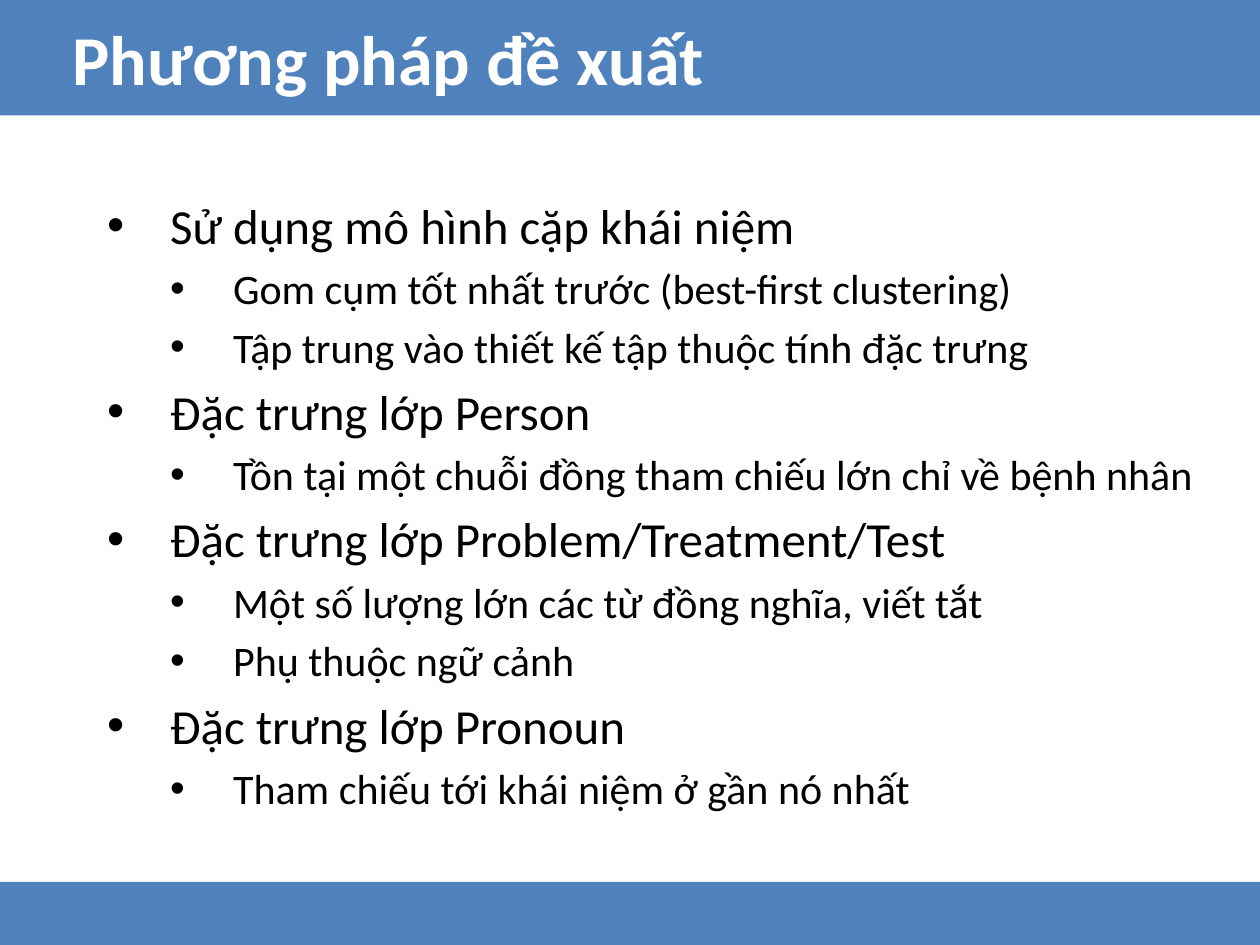
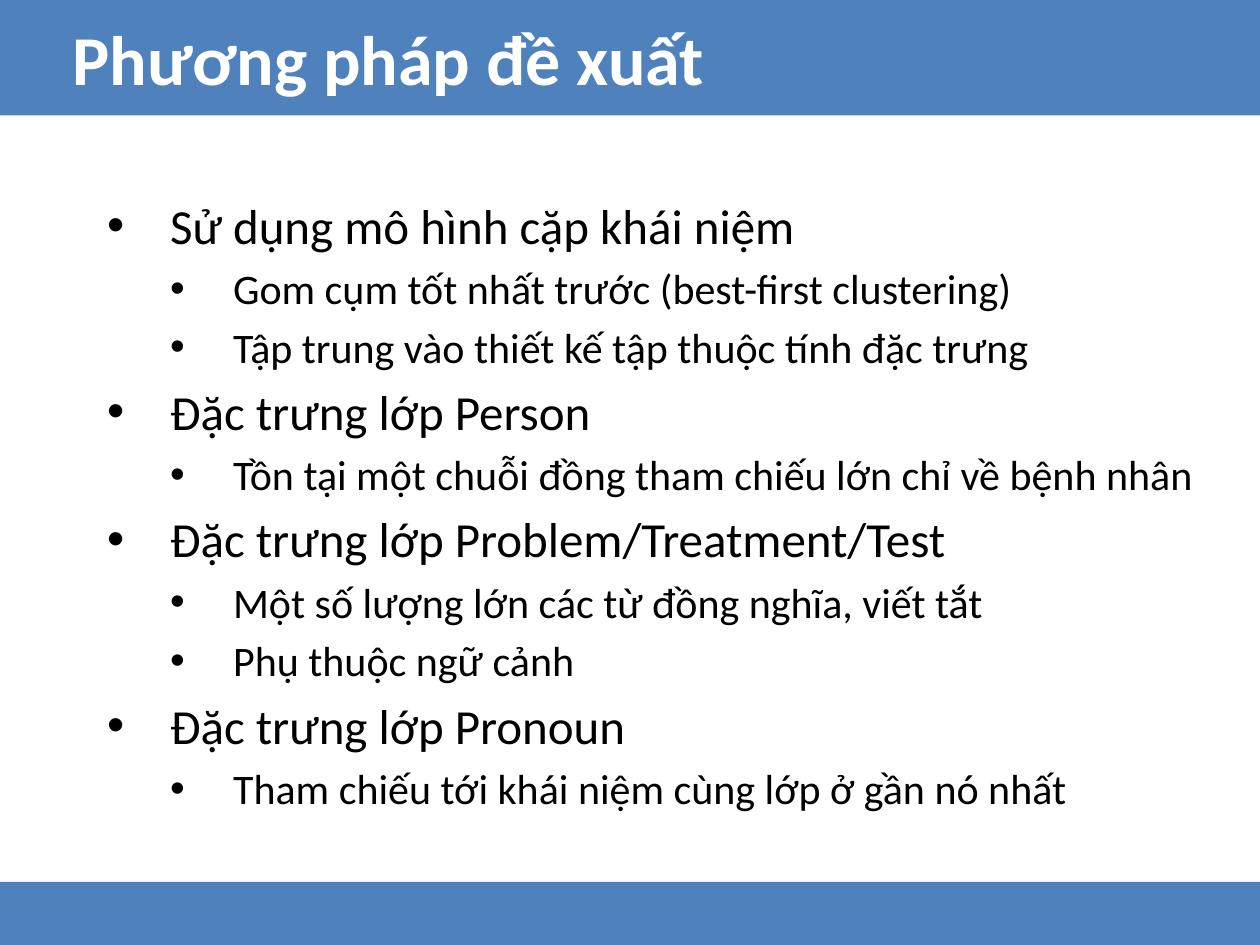
Before and after one commit to hungnd1475/graduate-thesis-hcmut-2015, a slide deck: slide 9 of reports/tttn/thay_tru_v2.pptx. Drawn at 1260x945 pixels with LibreOffice and Linux fonts; fonts in the diff are those of the drawing. Boxes give left, top, right and bottom in pixels: in the first picture for what was removed or moved away, otherwise in the second. Text is boxed around its words. In the diff, an @@ line names an element or a change of style, - is before the commit and + after.

```diff
--- a/reports/tttn/thay_tru_v2.pptx
+++ b/reports/tttn/thay_tru_v2.pptx
@@ text at [233,772,1066,812]: text changed @@
-  • Tham chiếu tới khái niệm ở gần nó nhất
+  • Tham chiếu tới khái niệm cùng lớp ở gần nó nhất
```
Also in this commit, not shown: 4 other slides changed.
